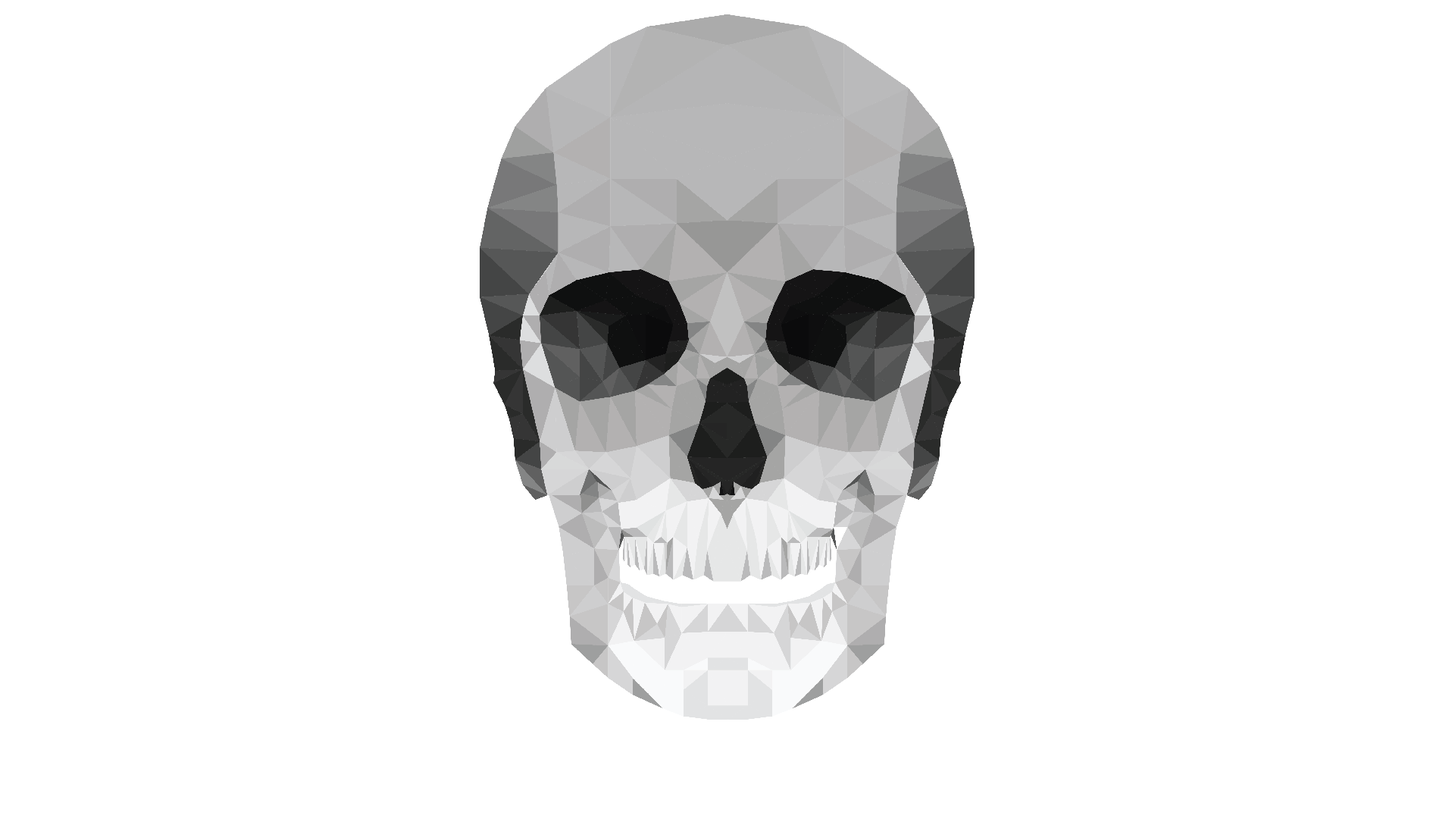
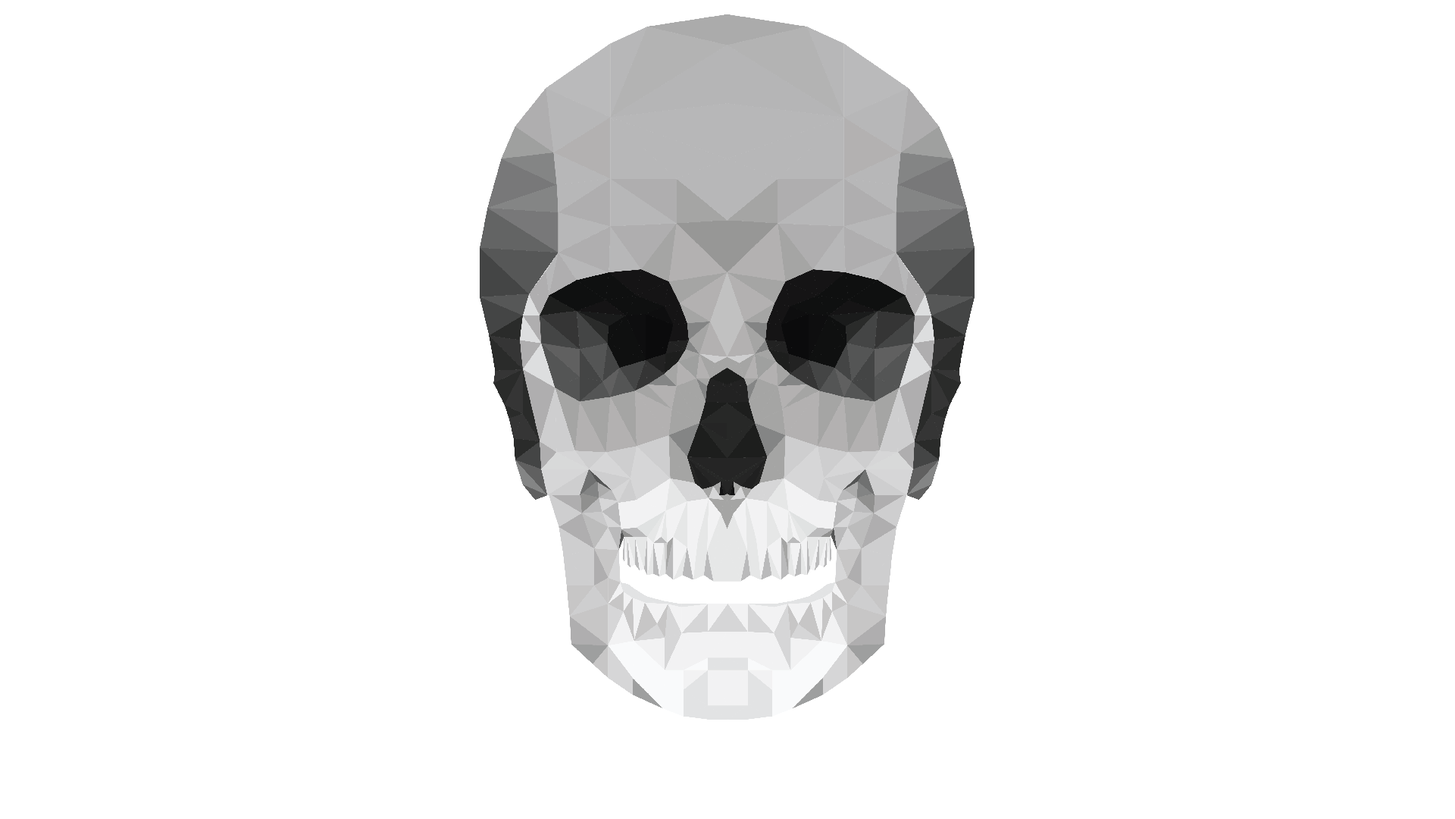
Comparing the layer stacks of the two 1455px x 819px images. Changes:
painted on "jaw" over [833, 520, 848, 550]
